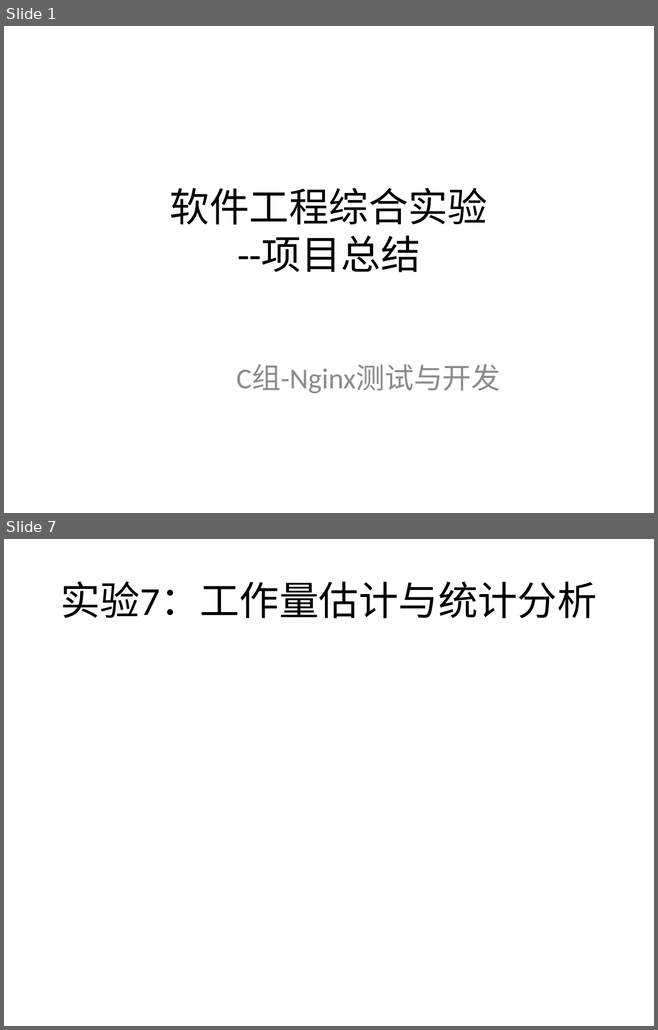
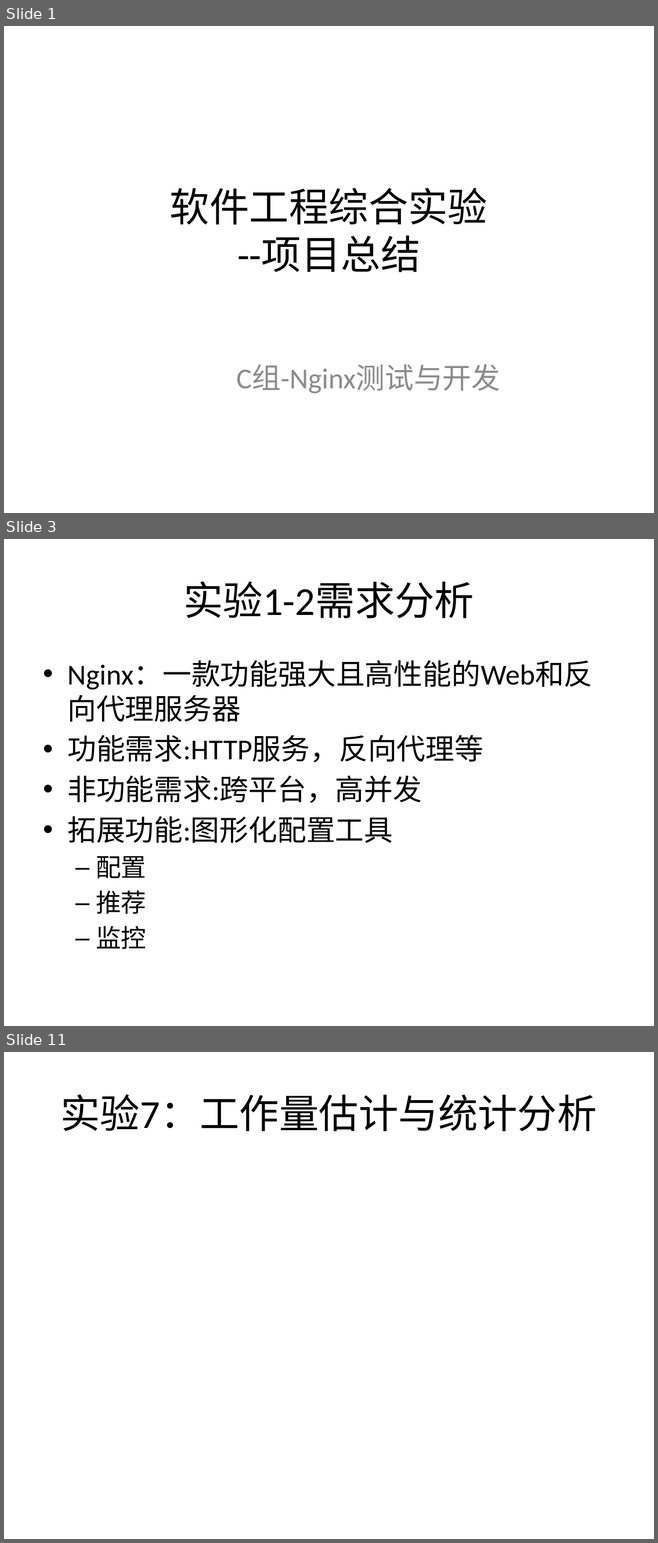
Before and after one commit to bhsei/16TeamC, a slide deck: 2.项目PPT/十七周-项目总结.pptx. Shown one above the other, each under a label of ours: slides 1 and 7 before the commit, slides 1, 3 and 11 after it; the slides between them are not shown. The pictures are 658x1030 and 658x1543 pixels, drawn with LibreOffice and Linux fonts; fonts in the diff are those of the drawing. Boxes give left, top, right and bottom in pixels: in the first picture for what was removed or moved away, otherwise in the second. Text is boxed around its words. In the diff, an @@ line names an element or a change of style, - is before the commit and + after.

```diff
--- a/2.项目PPT/十七周-项目总结.pptx
+++ b/2.项目PPT/十七周-项目总结.pptx
@@ slide 3 added at <box>4,539,654,1026</box>, background #FFFFFF @@
@@ title added at <box>183,581,474,618</box>, 44 pt, text #000000 @@
+实验1-2需求分析
@@ text added at <box>67,661,593,949</box>, 32 pt, text #000000 @@
+• Nginx：一款功能强大且高性能的Web和反向代理服务器
+• 功能需求:HTTP服务，反向代理等
+• 非功能需求:跨平台，高并发
+• 拓展功能:图形化配置工具
+  – 配置
+  – 推荐
+  – 监控
@@ what was slide 7 is now slide 11 @@
```
Also in this commit, not shown: 6 slides changed, 5 other slides added, 2 slides removed, 1 other file.
